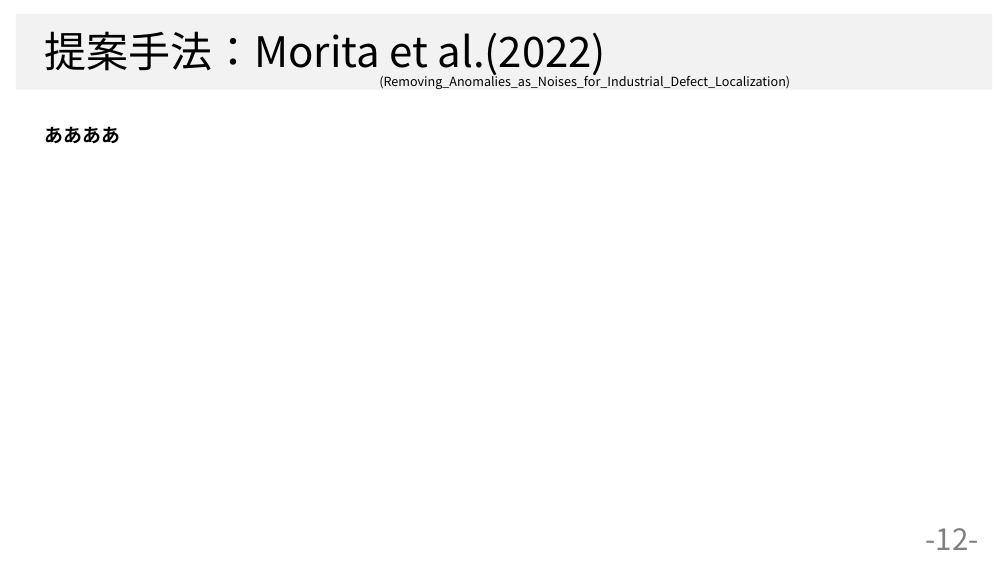
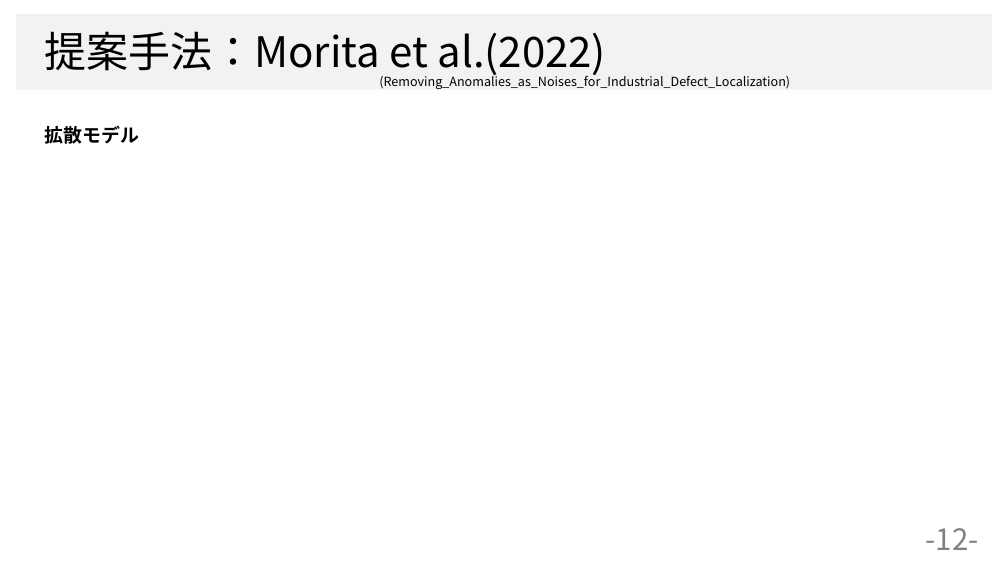
Before and after one commit to dhia-github/haselab-all, a slide deck: slide 12 of 発表資料/B4_上坂大樹_サーベイ大会資料.pptx. Drawn at 1008x567 pixels with LibreOffice and Linux fonts; fonts in the diff are those of the drawing; background and template pictures are left out. Boxes give left, top, right and bottom in pixels: in the first picture for what was removed or moved away, otherwise in the second. Text is boxed around its words. In the diff, an @@ line names an element or a change of style, - is before the commit and + after.

```diff
--- a/発表資料/B4_上坂大樹_サーベイ大会資料.pptx
+++ b/発表資料/B4_上坂大樹_サーベイ大会資料.pptx
@@ text at [45, 126, 139, 144]: text changed @@
-ああああ
+拡散モデル
```
Also in this commit, not shown: 2 other slides changed.
